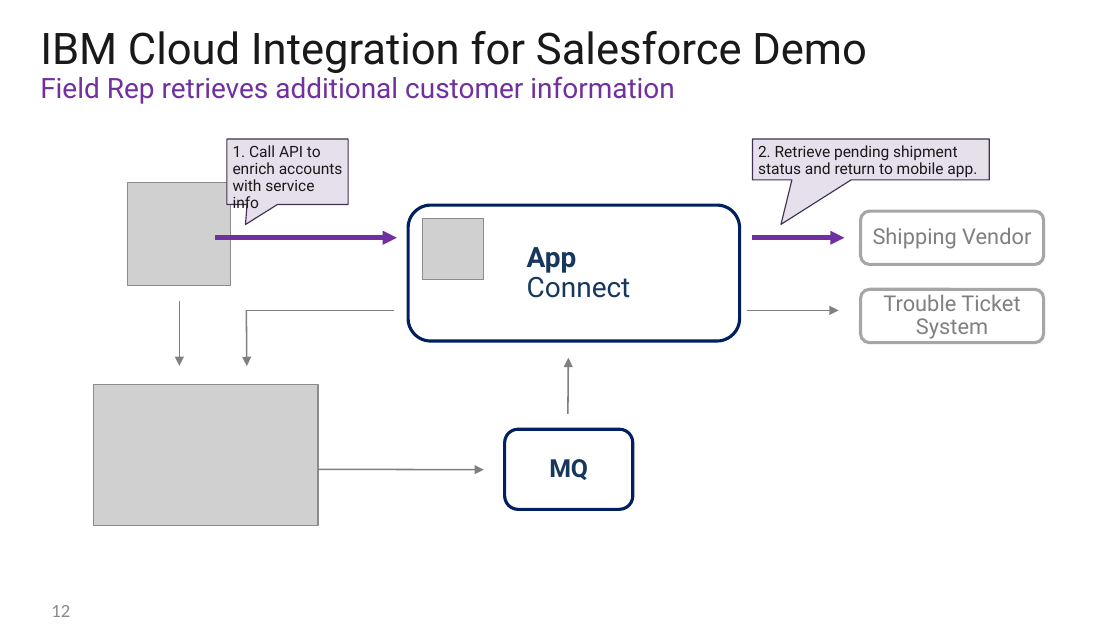
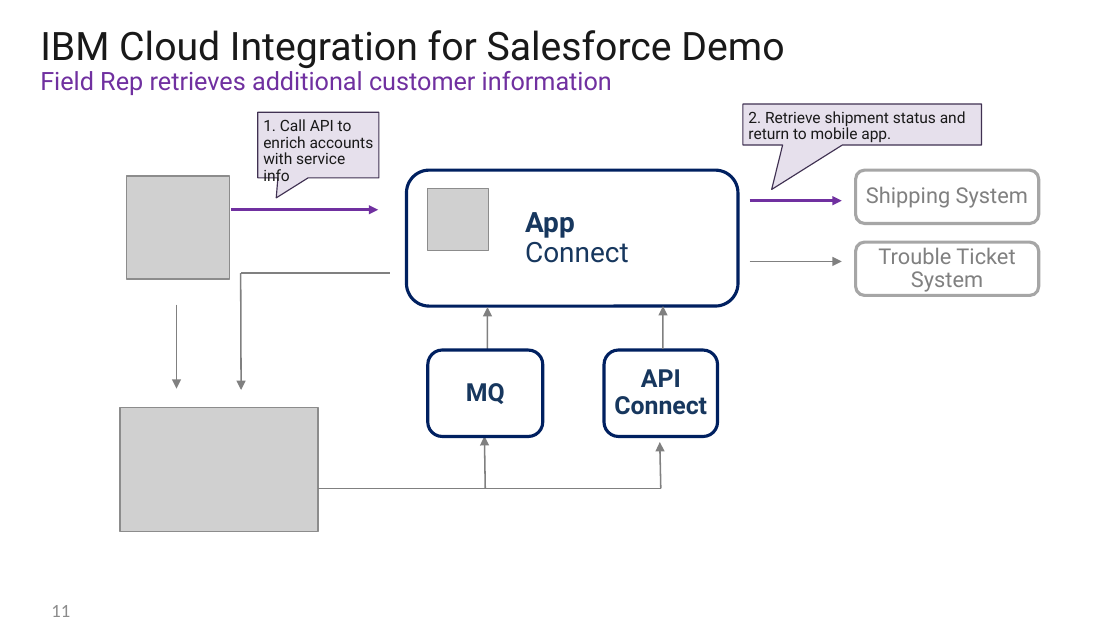
Before and after one commit to sebastiansutter/techguides, a slide deck: slide 9 of IBM CI for SF Demo.pptx. Drawn at 1120x630 pixels with LibreOffice and Linux fonts; fonts in the diff are those of the drawing; grey boxes stand for pictures; background and template pictures are left out. Boxes give left, top, right and bottom in pixels: in the first picture for what was removed or moved away, otherwise in the second. Text is boxed around its words. In the diff, an @@ line names an element or a change of style, - is before the commit and + after.

Commit message:
Updated Flow diagram for Demo

```diff
--- a/IBM CI for SF Demo.pptx
+++ b/IBM CI for SF Demo.pptx
@@ title "IBM Cloud Integration for Salesforce ..." at [40, 30, 784, 95]: size 28 to 25.2 pt in "IBM Cloud Integration for Salesforce Demo"; size 18 to 16.2 pt in "Field Rep retrieves additional customer information" @@
@@ speech box "1. Call API to enrich ...": place and size @@
-speech box "1. Call API to enrich ..." at [227, 139, 348, 205]
+speech box "1. Call API to enrich ..." at [258, 112, 379, 178]
@@ speech box "2. Retrieve shipment status and ...": place and size @@
-speech box "2. Retrieve shipment status and ..." at [753, 139, 989, 180]
+speech box "2. Retrieve shipment status and ..." at [743, 104, 981, 146]
@@ text in speech box at [748, 111, 966, 142]: text changed @@
-2. Retrieve pending shipment status and return to mobile app.
+2. Retrieve shipment status and return to mobile app.
@@ picture: place and size @@
-picture at [128, 183, 231, 286]
+picture at [127, 176, 230, 279]
@@ rounded rectangle "App": place and size @@
-rounded rectangle "App" at [408, 205, 739, 340]
+rounded rectangle "App" at [407, 170, 738, 306]
@@ rounded rectangle "Shipping System": place and size @@
-rounded rectangle "Shipping System" at [860, 212, 1043, 265]
+rounded rectangle "Shipping System" at [856, 170, 1038, 224]
@@ arrow moved from (215, 237) - (396, 237) to (231, 209) - (379, 209) @@
@@ arrow (231, 209) - (379, 209): stroke #7030A0 3 pt to #7030A0 2 pt @@
@@ picture: place and size @@
-picture at [422, 218, 484, 280]
+picture at [428, 189, 489, 251]
@@ arrow moved from (753, 237) - (844, 237) to (749, 200) - (842, 200) @@
@@ arrow (749, 200) - (842, 200): stroke #7030A0 3 pt to #7030A0 2 pt @@
@@ text in rounded rectangle at [866, 186, 1028, 208]: text changed @@
-Shipping Vendor
+Shipping System
@@ arrow moved from (747, 310) - (839, 310) to (749, 261) - (842, 261) @@
@@ rounded rectangle "Trouble Ticket System": place and size @@
-rounded rectangle "Trouble Ticket System" at [860, 289, 1043, 343]
+rounded rectangle "Trouble Ticket System" at [856, 242, 1038, 296]
@@ line moved from (393, 310) - (246, 310) to (390, 273) - (241, 273) @@
@@ arrow moved from (246, 310) - (246, 366) to (241, 273) - (241, 390) @@
@@ arrow moved from (179, 301) - (179, 366) to (177, 305) - (177, 389) @@
@@ arrow added from (487, 351) to (487, 307), #808080 1 pt @@
@@ arrow added from (663, 349) to (663, 306), #808080 1 pt @@
@@ rounded rectangle "MQ": place and size @@
-rounded rectangle "MQ" at [505, 429, 633, 510]
+rounded rectangle "MQ" at [428, 351, 543, 437]
@@ rounded rectangle added at [604, 351, 717, 437], fill #FFFFFF, outline #002060 2 pt, 16 pt, text #17375E, bold @@
+API Connect
@@ picture: place and size @@
-picture at [93, 384, 318, 525]
+picture at [120, 408, 318, 532]
@@ arrow moved from (568, 414) - (568, 358) to (485, 488) - (485, 436) @@
@@ arrow added from (661, 488) to (660, 442), #808080 1 pt @@
@@ arrow moved from (318, 469) - (484, 469) to (318, 488) - (661, 488) @@
@@ arrow (318, 488) - (661, 488): arrow to line @@
@@ text at [51, 605, 70, 617]: text changed @@
-12
+11
```
Also in this commit, not shown: 5 other slides changed.
